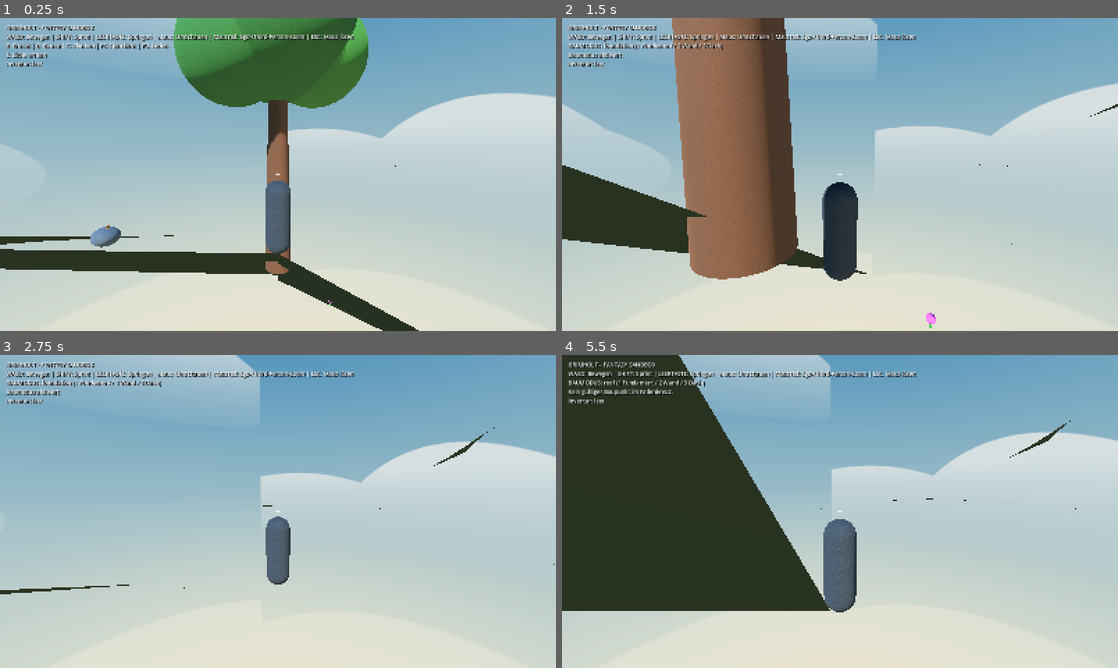
Above: before the commit, frames 1-4 (two rows, left to right).
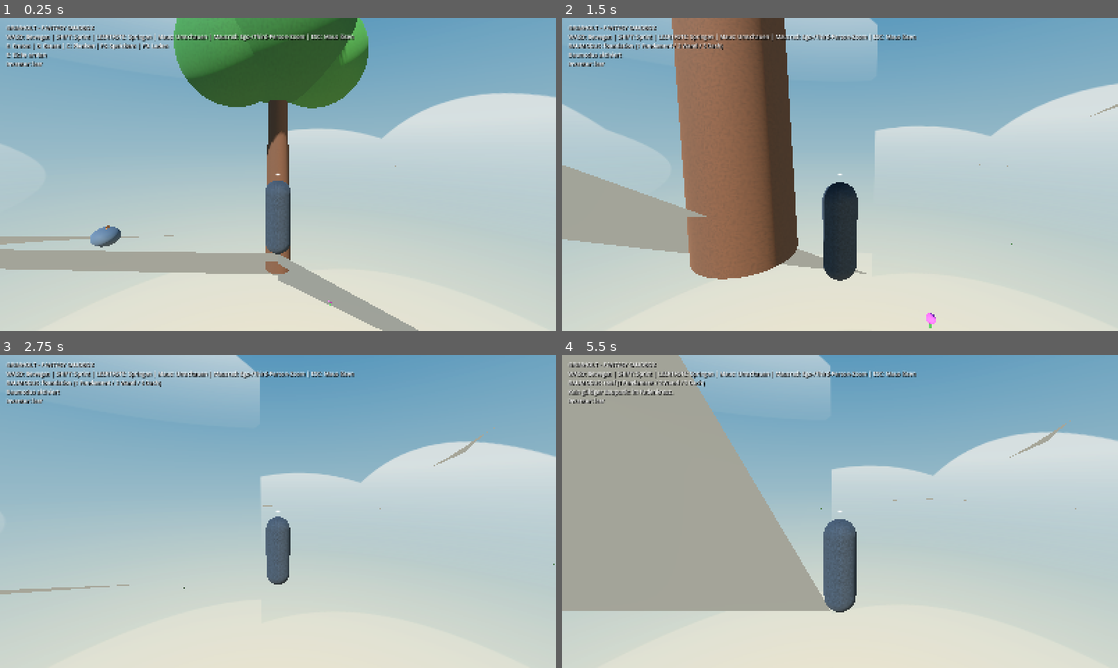
Above: after the commit, the same moments.

Repository: HazelTheSquirrel/Grimholt-Test
Game: Godot game, scene res://scenes/main.tscn
The game is run twice, just before and just after one commit, with the same random seed, the same clock (stepped at 60 frames per second) and the same inputs.
Inputs (mouse positions are in pixels of both pictures, inside the frame that each line leads up to):
- Up to frame 1 (0.25 s): no input
- Up to frame 2 (1.5 s): tap Enter at 0.5 s; move the mouse to (867, 174) at 0.52 s; hold W (move_forward) from 0.53 s (still down); tap E at 0.6 s; click (867, 174) at 0.67 s; tap Space at 0.77 s; move the mouse to (812, 174) at 1.27 s; tap B at 1.35 s
- Up to frame 3 (2.75 s): keep holding W (move_forward); tap Space at 1.52 s; move the mouse to (289, 505) at 2.02 s; tap 1 at 2.1 s
- Up to frame 4 (5.5 s): keep holding W (move_forward); move the mouse to (834, 517) at 2.77 s; tap 2 at 2.85 s; click (834, 517) at 2.92 s; tap Space at 3.02, 3.77, 4.52 s; move the mouse to (878, 514) at 3.52 s; tap 3 at 3.6 s; move the mouse to (795, 508) at 4.27 s; tap C at 4.35 s; move the mouse to (845, 511) at 5.02 s; hold Shift from 5.03 s (still down); click (845, 511) at 5.17 s

The runs differ from the first frame. In frame 1, 5.0% of the frame differs, in the area x 0-76%, y 47-100%; in frame 2, 4.7%; in frame 3, 0.3%; in frame 4, 28%, in the area x 0-93%, y 0-82%.
Error after the commit: Trying to return a value of type "ShaderMaterial" from a function whose return type is "StandardMaterial3D". (res://scripts/world/terrain_world.gd:123)

Commit message:
Support shader-based terrain surface material

Diff:
--- a/Grimholt/scripts/world/terrain_world.gd
+++ b/Grimholt/scripts/world/terrain_world.gd
@@ -27,7 +27,7 @@
 var known_resource_ids: Array[String] = []
 var active_chunks: Dictionary = {}
 var _last_center := Vector2i(2147483647, 2147483647)
-var _terrain_material: StandardMaterial3D
+var _terrain_material: Material
 var _pending_chunks: Array[Vector2i] = []
 
 func _ready() -> void:
@@ -111,7 +111,7 @@
     return base.lightened(variation)
 
 func _make_terrain_material() -> StandardMaterial3D:
-    var material := load("res://assets/materials/terrain_grass.tres") as StandardMaterial3D
+    var material := load("res://assets/materials/terrain_grass.tres") as Material
     if material == null:
         push_error("Grimholt asset pack: terrain_grass.tres could not be loaded.")
         material = StandardMaterial3D.new()
